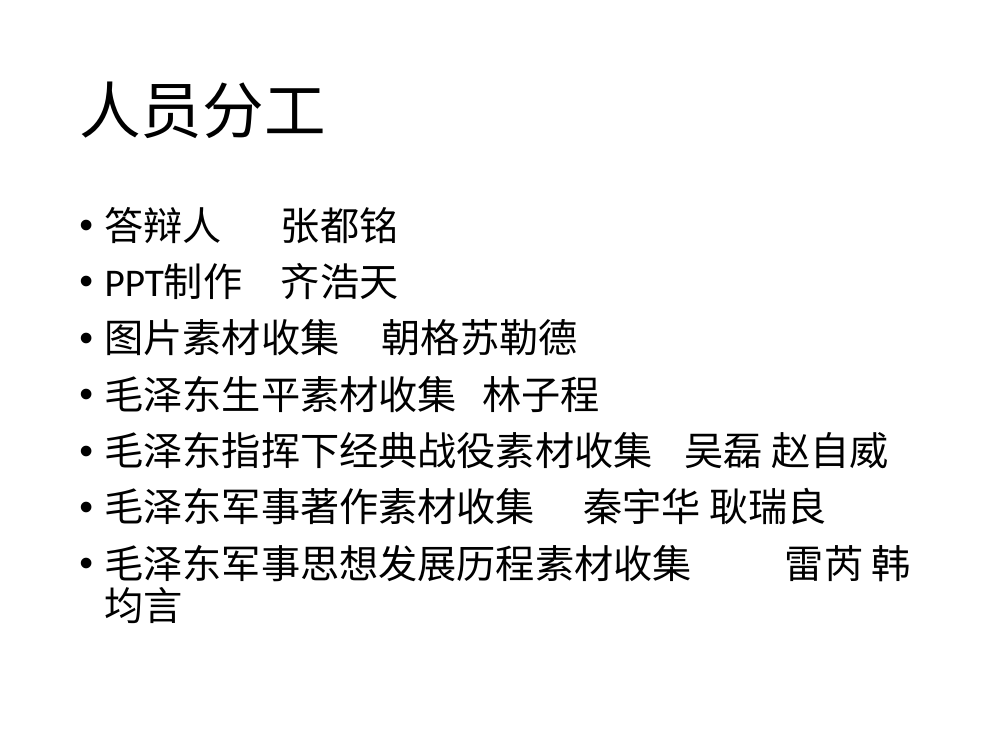
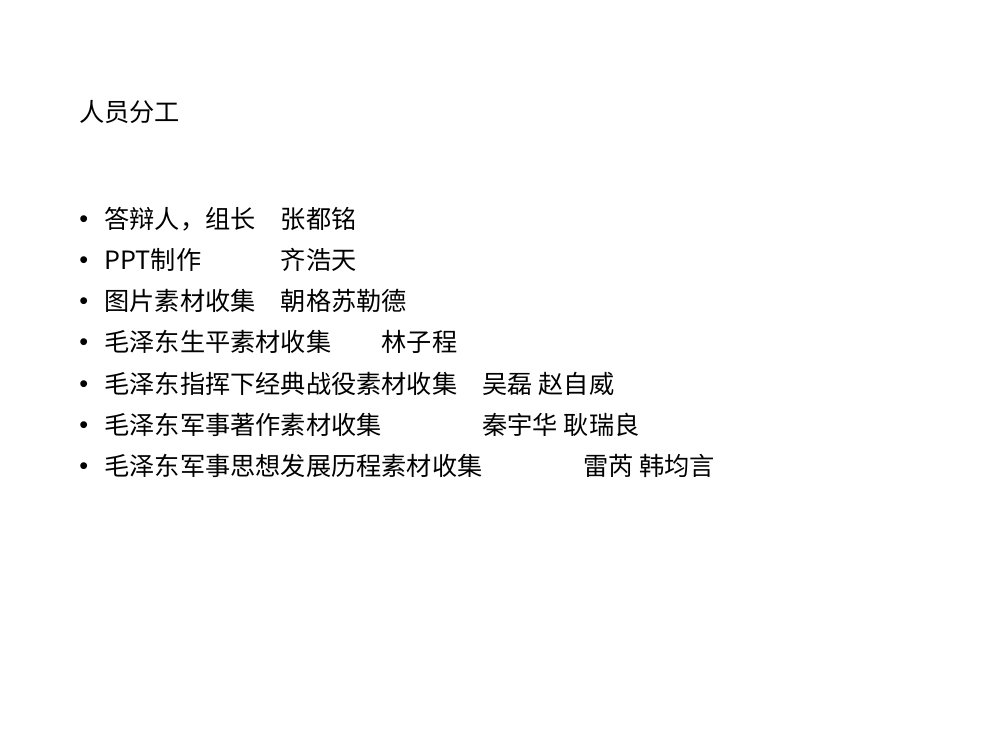
Before and after one commit to 117503445/history-ppt, a slide deck: slide 26 of 近代史张都铭小组.pptx (slide 14 before the commit). Drawn at 1008x756 pixels with LibreOffice and Linux fonts; fonts in the diff are those of the drawing; background and template pictures are left out. Boxes give left, top, right and bottom in pixels: in the first picture for what was removed or moved away, otherwise in the second. Text is boxed around its words. In the diff, an @@ line names an element or a change of style, - is before the commit and + after.

```diff
--- a/近代史张都铭小组.pptx
+++ b/近代史张都铭小组.pptx
@@ title "人员分工" at (x1=79, y1=100, x2=180, y2=123): size 44 to 18 pt, font Calibri to Noto Sans CJK SC @@
@@ text at (x1=105, y1=207, x2=357, y2=231): text changed; size 28 to 18 pt; font Calibri to Noto Sans CJK SC @@
-• 答辩人 张都铭
+• 答辩人，组长 张都铭
@@ text at (x1=105, y1=248, x2=715, y2=477): size 28 to 18 pt, font Calibri to Noto Sans CJK SC @@
```
Also in this commit, not shown: 13 other slides changed, 12 slides added, 2 other files.
